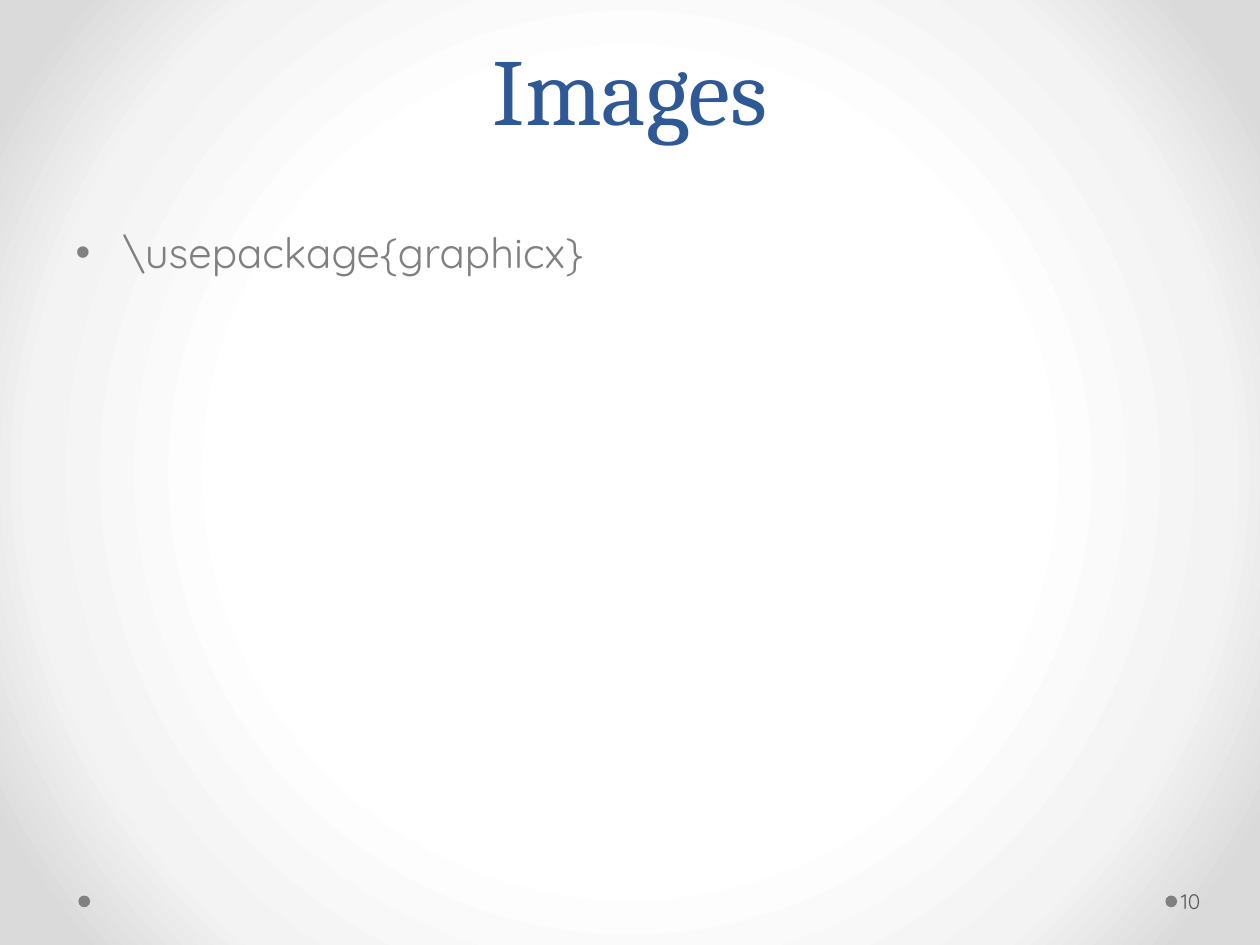
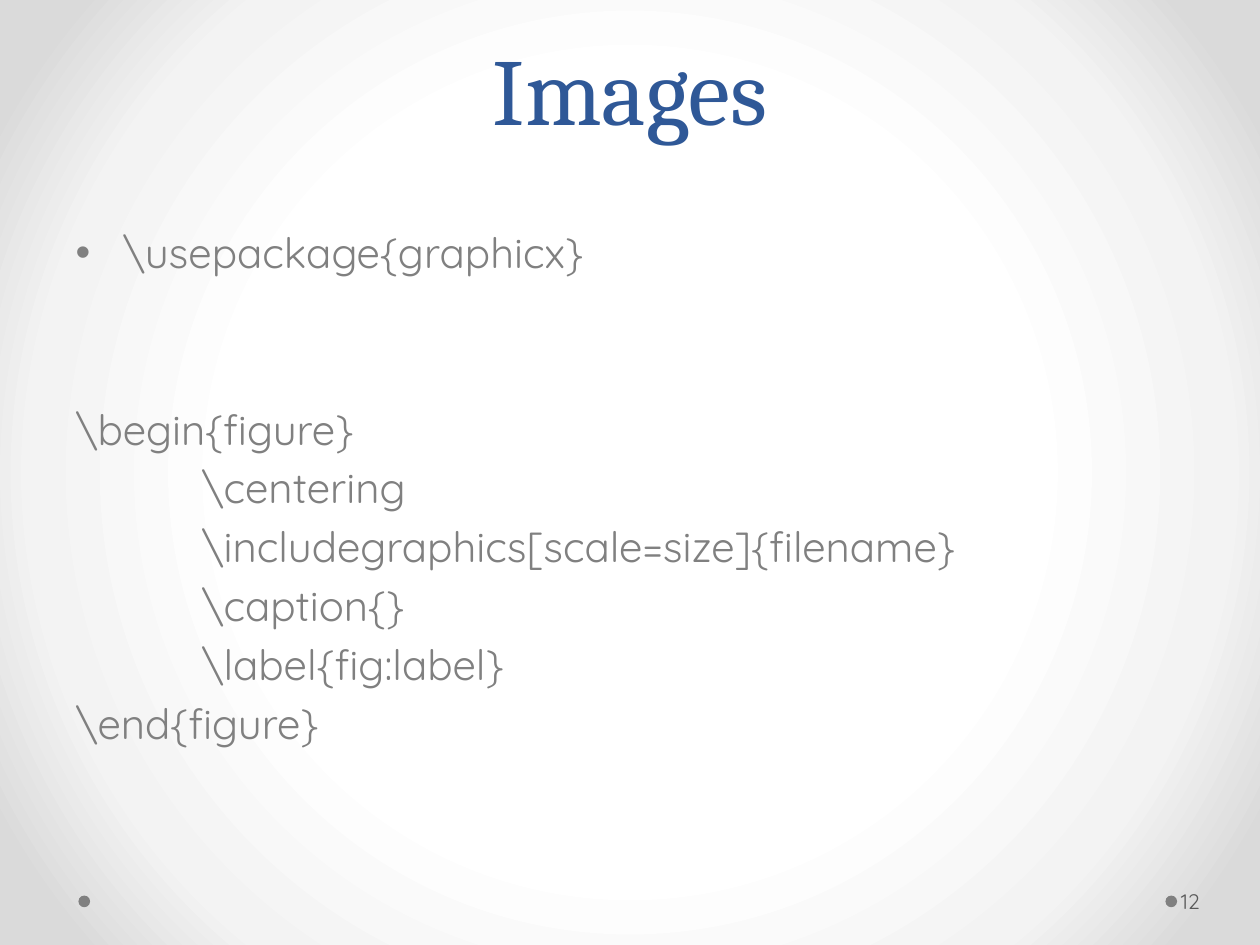
Before and after one commit to Andromedanita/Latex_workshop, a slide deck: slide 13 of Mine.pptx (slide 11 before the commit). Drawn at 1260x945 pixels with LibreOffice and Linux fonts; fonts in the diff are those of the drawing. Boxes give left, top, right and bottom in pixels: in the first picture for what was removed or moved away, otherwise in the second. Text is boxed around its words. In the diff, an @@ line names an element or a change of style, - is before the commit and + after.

Commit message:
editted and added images, bib and other things

```diff
--- a/Mine.pptx
+++ b/Mine.pptx
@@ text at <box>76,411,955,748</box>: paragraphs added @@
+\begin{figure}
+\centering
+\includegraphics[scale=size]{filename}
+\caption{}
+\label{fig:label}
+\end{figure}
@@ page number at <box>1181,894,1200,909</box>: text changed @@
-10
+12
```
Also in this commit, not shown: 4 other slides changed, 15 slides added.
